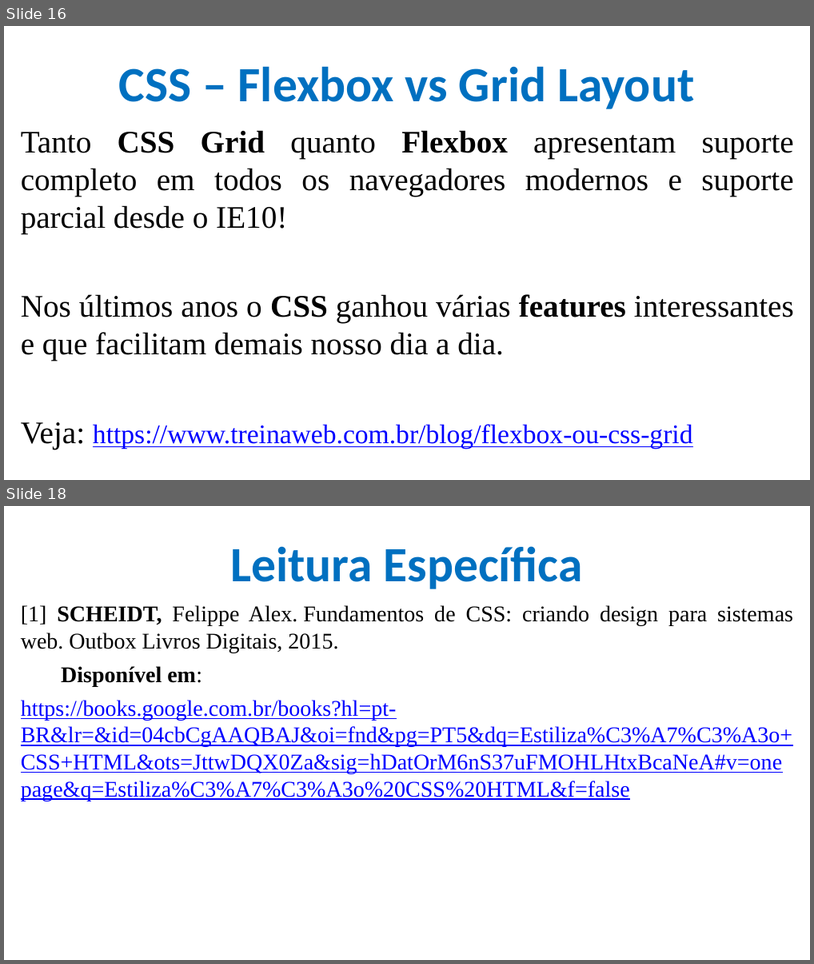
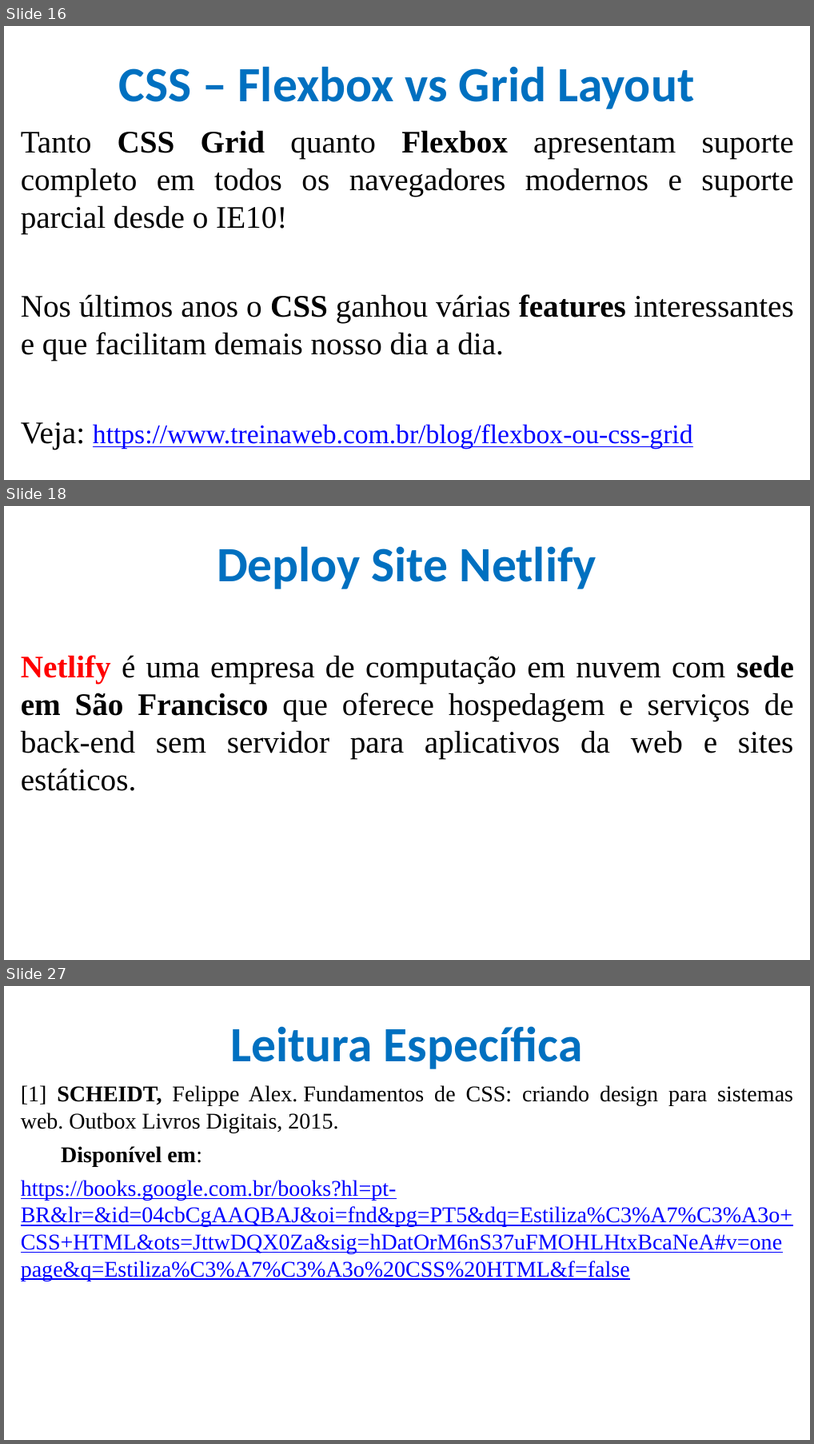
Before and after one commit to CloudEducationBrazil/WydenDesenvolvimentoWebPHP, a slide deck: 01 Classes/Aula 07 Desenvolvimento Web - CSS.pptx. Shown one above the other, each under a label of ours: slides 16 and 18 before the commit, slides 16, 18 and 27 after it; the slides between them are not shown. The pictures are 814x964 and 814x1444 pixels, drawn with LibreOffice and Linux fonts; fonts in the diff are those of the drawing; background and template pictures are left out. Boxes give left, top, right and bottom in pixels: in the first picture for what was removed or moved away, otherwise in the second. Text is boxed around its words. In the diff, an @@ line names an element or a change of style, - is before the commit and + after.

```diff
--- a/01 Classes/Aula 07 Desenvolvimento Web - CSS.pptx
+++ b/01 Classes/Aula 07 Desenvolvimento Web - CSS.pptx
@@ slide 18 added at box(4, 506, 810, 960), background picture (left out) @@
@@ title added at box(217, 546, 597, 589), 44 pt, text #0070C0, bold @@
+Deploy Site Netlify
@@ text added at box(21, 655, 794, 791), 28 pt, text #000000 @@
+Netlify é uma empresa de computação em nuvem com sede em São Francisco que oferece hospedagem e serviços de back-end sem servidor para aplicativos da web e sites estáticos.
@@ what was slide 18 is now slide 27 @@
```
Also in this commit, not shown: 8 other slides added.
